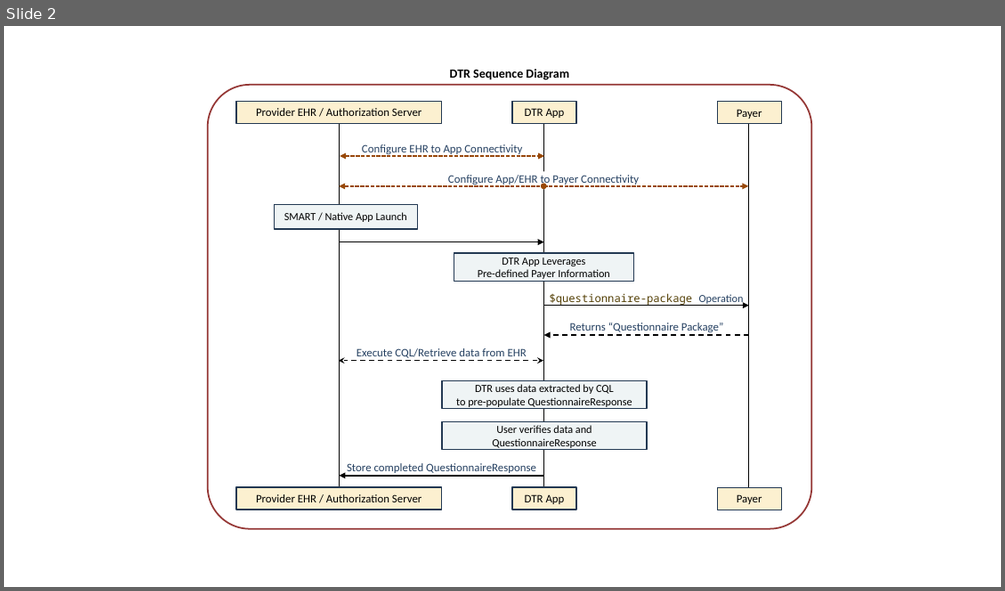
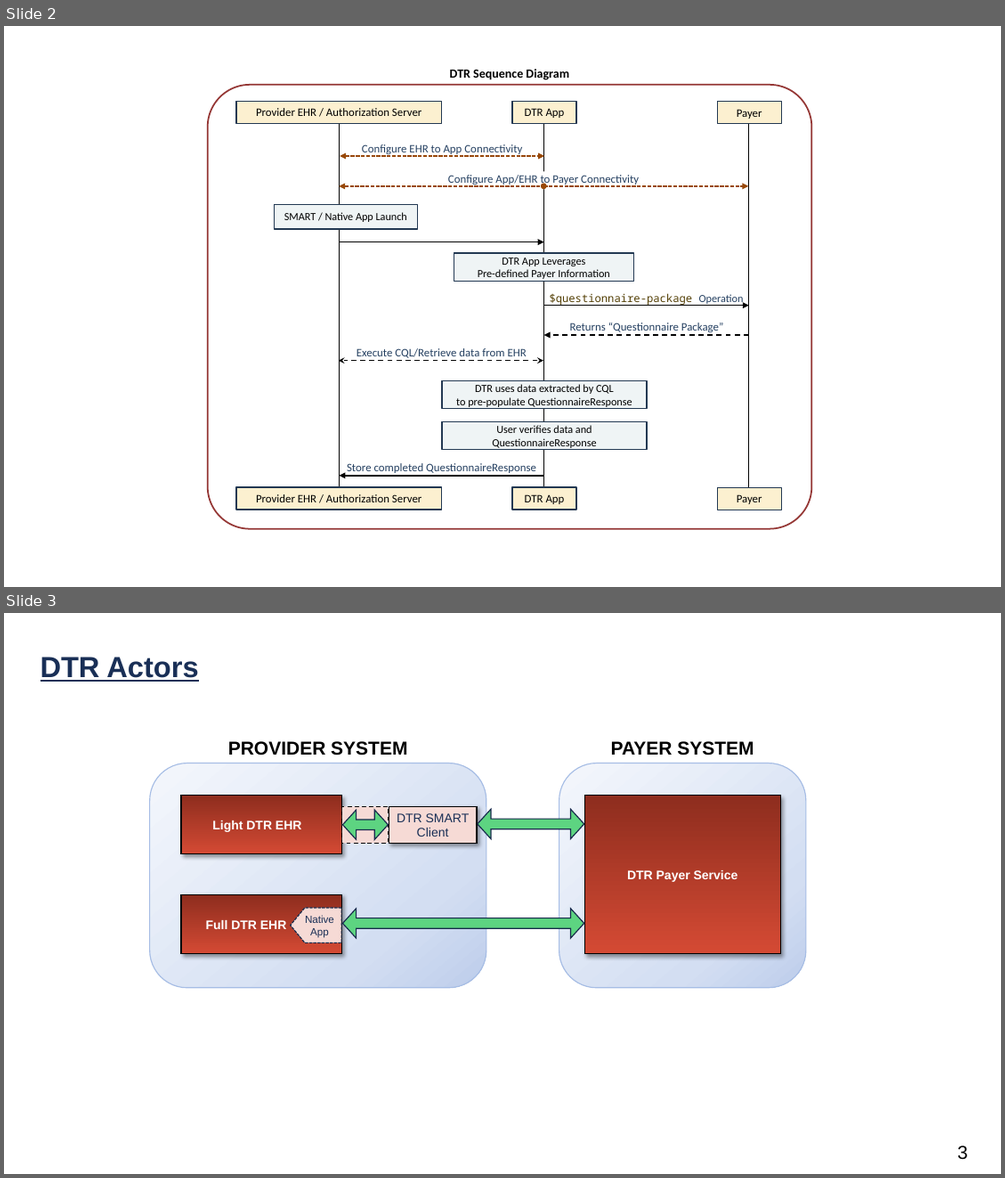
Before and after one commit to HL7/davinci-dtr, a slide deck: input/images-source/CRD_DTR_Flow.pptx. Shown one above the other, each under a label of ours: slide 2 before the commit, slides 2 and 3 after it. The pictures are 1005x591 and 1005x1178 pixels, drawn with LibreOffice and Linux fonts; fonts in the diff are those of the drawing. Boxes give left, top, right and bottom in pixels: in the first picture for what was removed or moved away, otherwise in the second. Text is boxed around its words. In the diff, an @@ line names an element or a change of style, - is before the commit and + after.

```diff
--- a/input/images-source/CRD_DTR_Flow.pptx
+++ b/input/images-source/CRD_DTR_Flow.pptx
@@ slide 3 added at (4, 613, 1001, 1174), background #FFFFFF @@
@@ text added at (40, 657, 198, 682), 28 pt, text #192F56, bold, underline @@
+DTR Actors
@@ text added at (228, 741, 407, 755), 18 pt, text #000000, bold @@
+PROVIDER SYSTEM
@@ text added at (611, 741, 753, 755), 18 pt, text #000000, bold @@
+PAYER SYSTEM
@@ rounded rectangle added at (150, 763, 486, 988), fill gradient #F4F7FC to #D3DEF2 to #BDCDEB, outline #A6BDE5 1 pt @@
@@ rounded rectangle added at (558, 763, 806, 988), fill gradient #F4F7FC to #D3DEF2 to #BDCDEB, outline #A6BDE5 1 pt @@
@@ rectangle added at (181, 795, 342, 854), fill gradient #8E2D1E to #D44A34, outline #000000 1 pt, 12 pt, text #FFFFFF, bold @@
+Light DTR EHR
@@ rectangle added at (585, 795, 781, 954), fill gradient #8E2D1E to #D44A34, outline #000000 1 pt, 12 pt, text #FFFFFF, bold @@
+DTR Payer Service
@@ rectangle added at (342, 807, 388, 844), fill #F6DAD5, outline #000000 1 pt dashed @@
@@ left right arrow added at (343, 810, 388, 840), fill #5DD481, outline #16294B 1 pt @@
@@ rectangle added at (389, 807, 477, 844), fill #F6DAD5, outline #000000 1 pt, 12 pt, text #192F56 @@
+DTR SMART Client
@@ left right arrow added at (477, 809, 584, 839), fill #5DD481, outline #16294B 1 pt @@
@@ rectangle added at (181, 895, 342, 954), fill gradient #8E2D1E to #D44A34, outline #000000 1 pt, 12 pt, text #FFFFFF, bold @@
+Full DTR EHR
@@ pentagon arrow added at (291, 908, 341, 943), fill #F6DAD5, outline #16294B 1 pt dashed, 10 pt, text #192F56 @@
+Native App
@@ left right arrow added at (343, 908, 584, 938), fill #5DD481, outline #16294B 1 pt @@
@@ page number added at (957, 1145, 968, 1159), 18 pt, text #000000 @@
+3
```
Also in this commit, not shown: 1 slide removed.
